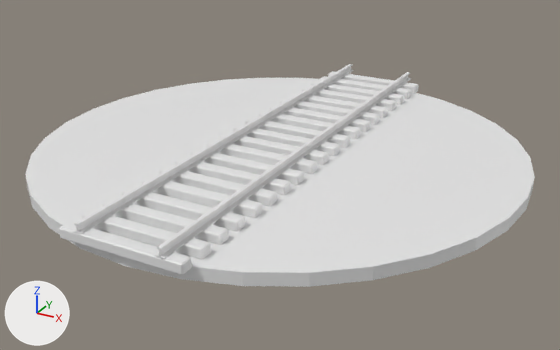
One commit to the Blender file external-resources/blender/railturntable.blend: the scene before it, then after it.
One viewpoint serves both versions: a camera (50 mm lens) standing at (50.9, -62.6, 40.5) and looking at (0.6, 28.8, -5.2). The axes (+X, +Y, +Z) are drawn at lower left. The lights are the same throughout.

Objects in the first picture: 'Cylinder', 'Track'.
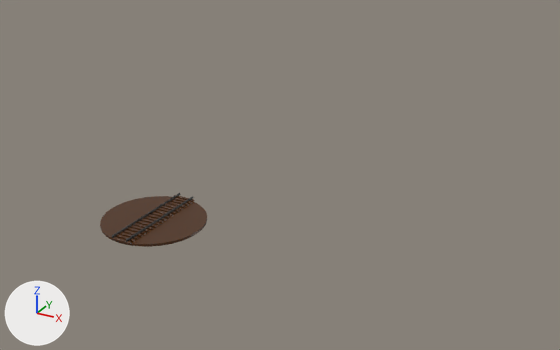
Where the change shows, as pixel boxes [x1, y1, x2, y2] in the pictures (560 x 350 px; the box of a moved part takes in the faces that stretch with it):
```json
{"object": "Cylinder", "change": "deleted", "before": [25, 78, 535, 287]}
{"object": "Track", "change": "reshaped, moved, rescaled, modifiers changed", "before": [59, 64, 419, 275], "after": [100, 193, 207, 247], "on screen": "70% narrower, 74% shorter"}
{"part": 1, "of": "me_cube_001", "change": "moved or reshaped", "before": [73, 64, 411, 259], "after": [125, 230, 141, 242]}
{"part": 2, "of": "me_cube_001", "change": "added", "after": [112, 226, 127, 238]}
{"part": 3, "of": "me_cube_001", "change": "added", "after": [100, 196, 207, 247], "on screen": "brown"}
{"part": 4, "of": "me_cube_001", "change": "deleted", "before": [121, 71, 419, 232]}
{"part": 5, "of": "me_cube_001", "change": "deleted", "before": [59, 87, 396, 275]}
{"part": 6, "of": "me_cube_001", "change": "deleted", "before": [102, 76, 412, 245]}
{"part": 7, "of": "me_cube_001", "change": "deleted", "before": [81, 81, 404, 259]}
{"part": 8, "of": "me_cube_001", "change": "added", "after": [109, 195, 195, 245], "on screen": "brown"}
```

The change, as JSON lines over the scene's bpy script:
```json
{"op": "add", "block": "mat_wood", "code": ["mat_wood = principled_material('Wood')", "mat_wood.base_color = (0.0766, 0.0248, 0.00332)  # brown #4e2c0b", "mat_wood.roughness = 0.4"]}
{"op": "add", "block": "mat_steel", "code": ["mat_steel = principled_material('Steel')", "mat_steel.base_color = (0.0254, 0.0254, 0.0254)  # black #2c2c2c"]}
{"block": "me_cube_001", "where": "# used by ob_track; location = (0.0, 0.0, 0.6)"}
{"op": "remove", "block": "me_cube_001", "code": "me_cube_001.from_pydata(...)  # 212 vertices, 198 faces; spans x 0.0..8.5, y -6.45..8.39, z -2.0..0.62"}
{"op": "add", "block": "me_cube_001", "code": "me_cube_001.from_pydata(...)  # 2024 vertices, 2014 faces; spans x -35.59..35.59, y -36.01..38.19, z 0.01..4.21"}
{"block": "me_cube_001", "change": "me_cube_001 part 1: the loose piece of 132 vertices spanning x 5.06..6.24, y -6.45..8.39, z -0.6..0.62 is moved by (0.0, -29.56, 3.59), in mat_steel (black #2c2c2c)"}
{"block": "me_cube_001", "change": "me_cube_001 part 2: the loose piece of 132 vertices spanning x 5.06..6.24, y -6.45..8.39, z -0.6..0.62 is copied, and the copy is mirrored in x about its middle, then moved by (-11.3, -29.56, 3.59), in mat_steel (black #2c2c2c); it spans x -6.24..-5.06, y -36.01..-21.17, z 2.99..4.21"}
{"block": "me_cube_001", "change": "me_cube_001 part 3: a new loose piece, a 32-sided cylinder along z spanning x -35.59..35.59, y -35.23..35.96, z 0.01..1.7, in mat_wood (brown #4e2c0b)"}
{"block": "me_cube_001", "change": "me_cube_001 part 4: the loose piece of 20 vertices spanning x 0.0..8.5, y 4.42..6.22, z -2.0..-0.6 is deleted"}
{"block": "me_cube_001", "change": "me_cube_001 part 5: the loose piece of 20 vertices spanning x 0.0..8.5, y -6.45..-4.65, z -2.0..-0.6 is deleted"}
{"block": "me_cube_001", "change": "me_cube_001 part 6: the loose piece of 20 vertices spanning x 0.0..8.5, y 0.8..2.6, z -2.0..-0.6 is deleted"}
{"block": "me_cube_001", "change": "me_cube_001 part 7: the loose piece of 20 vertices spanning x 0.0..8.5, y -2.83..-1.03, z -2.0..-0.6 is deleted"}
{"block": "me_cube_001", "change": "me_cube_001 part 8: 640 vertices added at x -8.5..8.5, y -36.01..36.03, z 1.59..2.99"}
{"op": "add", "block": "me_cube_001", "code": "me_cube_001.materials.append(mat_wood)  # brown #4e2c0b"}
{"op": "add", "block": "me_cube_001", "code": "me_cube_001.materials.append(mat_steel)  # black #2c2c2c"}
{"op": "remove", "block": "ob_track", "code": "_m = ob_track.modifiers.new('Mirror', 'MIRROR')"}
{"op": "remove", "block": "ob_track", "code": "_m.use_clip = True"}
{"op": "remove", "block": "ob_track", "code": "_m = ob_track.modifiers.new('Array', 'ARRAY')"}
{"op": "remove", "block": "ob_track", "code": "_m.count = 5"}
{"op": "remove", "block": "ob_track", "code": "_m.relative_offset_displace = (0.0, 1.0, 0.0)"}
{"op": "set", "path": "ob_track.location", "old": "(0.0, 0.0, 0.6)", "new": "(0.0, 0.0, 0.0)"}
{"op": "set", "path": "ob_track.scale", "old": "(1.0, 1.0, 1.0)", "new": "(0.17, 0.17, 0.17)"}
{"op": "remove", "block": "ob_cylinder", "code": ["ob_cylinder = bpy.data.objects.new('Cylinder', me_cylinder)", "ob_cylinder.location = (0.0, 29.9, -2.1)", "ob_cylinder.scale = (-35.6, -35.6, 0.847)"]}
```
